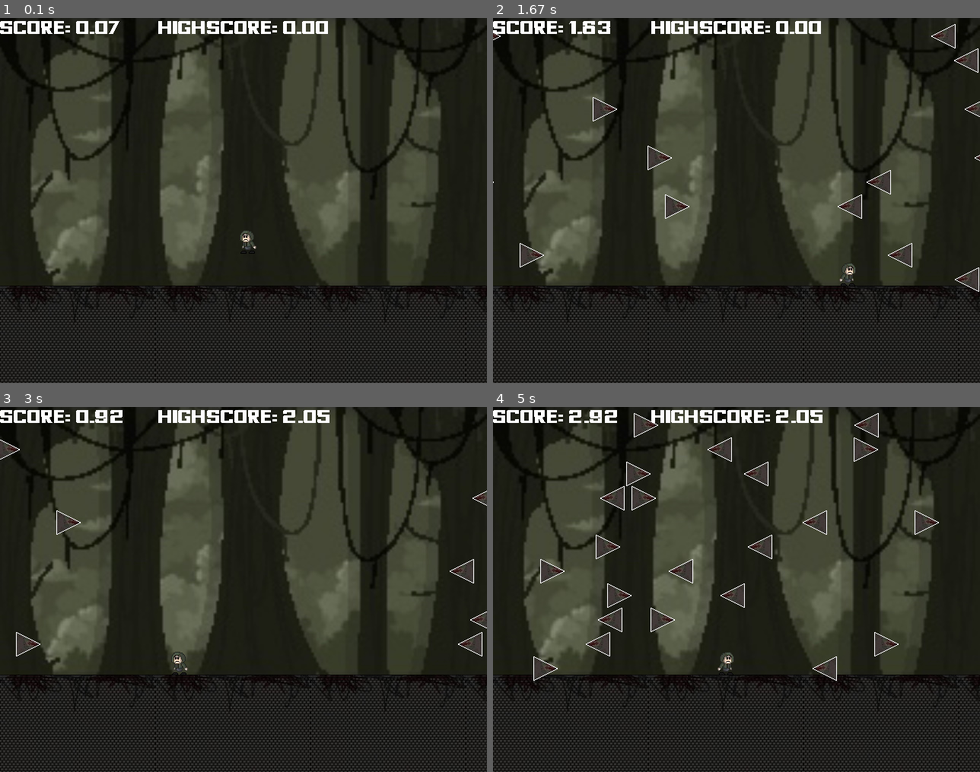
Above: before the commit, frames 1-4 (two rows, left to right).
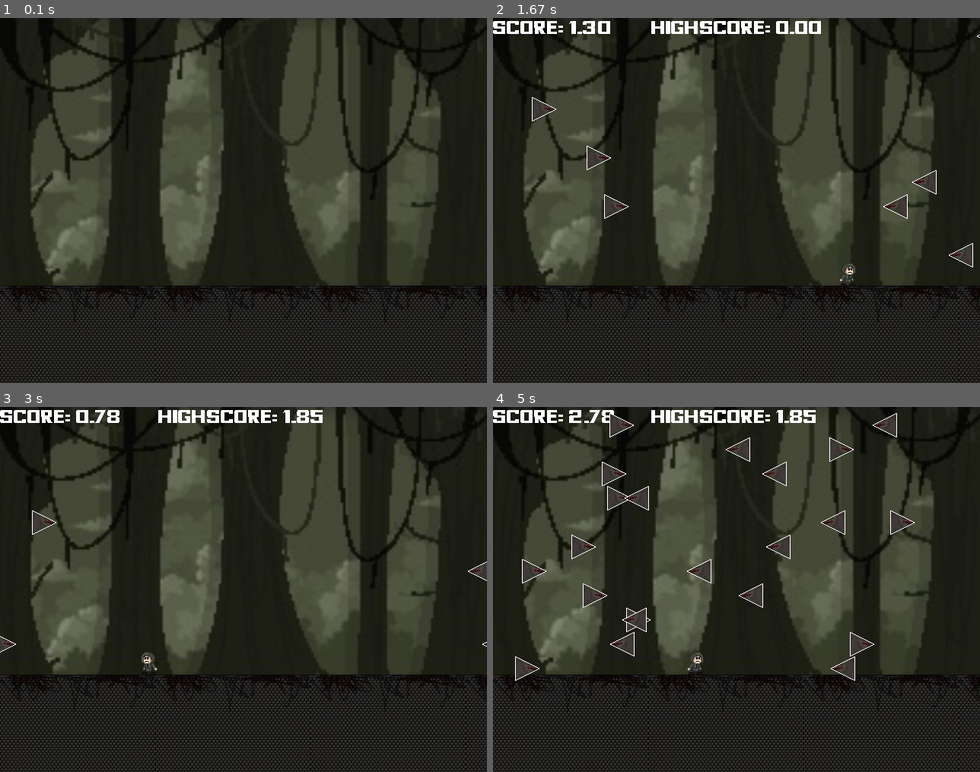
Above: after the commit, the same moments.

Repository: lorak80/pygame_project
Game: pygame game, started from game/main.py
Same seed, same stepped clock (60 frames per second), same inputs: the game is played once before the commit and once after it.
Inputs:
- Up to frame 1 (0.1 s): no input
- Up to frame 2 (1.67 s): tap Right Shift at 0.33 s; hold D 0.67-1.13 s; tap J at 1.17 s
- Up to frame 3 (3 s): hold D 1.83-2.3 s; hold A 2.33-2.87 s
- Up to frame 4 (5 s): hold A 3.23-3.63 s; hold W 3.67-4.03 s; hold D 4.07-4.7 s; hold S from 4.73 s (still down)

The runs differ from the first frame. In frame 1, 1.3% of the frame differs, in the area x 0-68%, y 0-65%; in frame 2, 2.2%; in frame 3, 1.5%; in frame 4, 5.8%, in the area x 4-92%, y 0-75%.

Commit message:
implemented a sort of menu

Diff:
--- a/game/Bob.py
+++ b/game/Bob.py
@@ -1,5 +1,5 @@
 import pygame
-from main import WIN_WIDTH, FLOOR_POSY, BOB_IMG_LEFT, BOB_IMG_RIGHT, FPS
+from main import WIN_WIDTH, FLOOR_POSY, BOB_IMG_LEFT, BOB_IMG_RIGHT
 
 #movement speed
 WALK_SPEED = 5
@@ -9,6 +9,8 @@
 DASH_TIME = 0.2
 #hitbox size to make the game more balanced
 HITBOX_SIZE = {"width": 11, "height": 30}
+#number of frames of the walking animation
+FRAMES = 3
 
 class Bob(pygame.sprite.Sprite):
     def __init__(self, init_x, init_y): #initial x;y position
@@ -16,12 +18,8 @@
         #left and right image of bob, to make
         #bob face the direction that it moving to
         #and also its frames of walking
-        self.surfLArr = [pygame.image.load(BOB_IMG_LEFT[0]).convert_alpha(), \
-                        pygame.image.load(BOB_IMG_LEFT[1]).convert_alpha(), \
-                        pygame.image.load(BOB_IMG_LEFT[2]).convert_alpha()]
-        self.surfRArr = [pygame.image.load(BOB_IMG_RIGHT[0]).convert_alpha(),\
-                         pygame.image.load(BOB_IMG_RIGHT[1]).convert_alpha(),\
-                         pygame.image.load(BOB_IMG_RIGHT[2]).convert_alpha()]
+        self.surfLArr = [pygame.image.load(BOB_IMG_LEFT[i]).convert_alpha() for i in range(FRAMES)]
+        self.surfRArr = [pygame.image.load(BOB_IMG_RIGHT[i]).convert_alpha() for i in range(FRAMES)]
         self.init_x = init_x
         self.init_y = init_y
         #possible states of bob
@@ -33,7 +31,7 @@
     #resets the position to the center of the screen and on the ground
     def reset_pos(self):
         self.rect.midbottom = (WIN_WIDTH / 2, FLOOR_POSY)
-    #checks which keys are being pressed and what to do in which case
+    #checks which keys are being pressed and changes states based on that
     def movement(self, keys):
         if keys[pygame.K_a]:
             self.rect.x -= WALK_SPEED
@@ -64,7 +62,7 @@
     #moves bob vertically/makes him jump
     def jump(self, speed_y):
         self.rect.y -= speed_y
-
+    #can move bob in one of 8 directions/dash
     def dash(self):
         if self.states["mov right"]:
             self.rect.x += DASH_SPEED
@@ -94,13 +92,13 @@
         if not self.moving():
             return self.surfRArr[0]
         else:
-            return self.surfRArr[current_frame % 3]
+            return self.surfRArr[current_frame % FRAMES]
     #same thing but to the left
     def surf_to_blitL(self, current_frame):
         if not self.moving():
             return self.surfLArr[0]
         else:
-            return self.surfLArr[current_frame % 3]
+            return self.surfLArr[current_frame % FRAMES]
 
     #a few boolean methods to check states/positions
     def on_ground(self):
--- a/game/Killer.py
+++ b/game/Killer.py
@@ -55,7 +55,6 @@
         self.rect.width = HITBOX_SIZE["width"]
         self.rect.height = HITBOX_SIZE["height"]
         self.rect.center = old_center
-        print(self.rect.width)
     #resets position randomly offscreen,
     #so that the spike doesn't instantly come onscreen
     def reset_pos(self):
--- a/game/Sky.py
+++ b/game/Sky.py
@@ -1,11 +1,11 @@
 import pygame
+
+ORIGIN = (0, 0)
 
 SKY_IMG = "images/sky.jfif"
 
 class Sky(pygame.sprite.Sprite):
     def __init__(self):
         super().__init__()
-        self.x = 0
-        self.y = 0
         self.surf = pygame.image.load(SKY_IMG).convert()
-        self.rect = self.surf.get_rect(topleft = (self.x, self.y))
+        self.rect = self.surf.get_rect(topleft = (ORIGIN))
--- a/game/Text.py
+++ b/game/Text.py
@@ -3,7 +3,7 @@
 FONT_PATH = "font/Fyodor-BoldExpanded.ttf"
 
 class Text(pygame.sprite.Sprite):
-    def __init__(self, text, color, size, pos):
+    def __init__(self, text = "", color = "white", size = 20, pos = (0, 0)):
         super().__init__()
         self.font = pygame.font.Font(FONT_PATH, size)
         self.surf = self.font.render(text, False, color)
@@ -11,7 +11,6 @@
 
 class Score(Text):
     def __init__(self, text, color, size, pos):
-        self.text = text
         self.INIT_SCORE = 0.00
         super().__init__(text, color, size, pos)
 
--- a/game/main.py
+++ b/game/main.py
@@ -1,21 +1,21 @@
-#                                THIS IS MY FIRST PYGAME PROJECT!
-
-#     In this game you are Bob, Bob needs to avoid floating spikes and Glob walking around, the more
-#                              time you survive, the higher the score
-#                             Bob has 2 skills, jumping and dashing
-
-# Bob jumps with spacebar, if you don't need to jump high, you simply release spacebar when needed
-#                   and you will fall earlier and faster, if you hold the spacebar,
-#                            you will jump as soon as bob touches the ground.
-
-# Bob dashes with [j] , if you dash you can't do anything else other than dashing, but you can move
-#               straight in all 8 directions, horizontally, vertically and diagonally
-#       Bob cannot dash more than once in the air, the dash refills when bob touches the ground
-
-#                                            SPIKES
-#       Spikes are the hardest killer to avoid, they randomly come from the left and right side
-#                               of the screen in controlled random order
-
+"""#                                THIS IS MY FIRST PYGAME PROJECT!
+
+     In this game you are Bob, Bob needs to avoid floating spikes and Glob walking around, the more
+                              time you survive, the higher the score
+                             Bob has 2 skills, jumping and dashing
+
+ Bob jumps with spacebar, if you don't need to jump high, you simply release spacebar when needed
+                   and you will fall earlier and faster, if you hold the spacebar,
+                            you will jump as soon as bob touches the ground.
+
+ Bob dashes with [j] , if you dash you can't do anything else other than dashing, but you can move
+               straight in all 8 directions, horizontally, vertically and diagonally
+       Bob cannot dash more than once in the air, the dash refills when bob touches the ground
+
+                                            SPIKES
+                         Spikes randomly come from the left and right side
+                               of the screen in controlled random order
+"""
 import pygame
 import Bob, Killer, Floor, Text, Sky
 import time
@@ -55,22 +55,22 @@
 
 MUSIC_DURATION = 225 #in seconds
 
-#blits all the spikes
-def blit_spikes(screen, spikes):
-    for spike in spikes:
-        screen.blit(spike.surf, spike.rect)
-
-#blits everything that doesn't kill
-def blit_non_killer(screen, bob, floor, sky, text0, text1, current_frame):
-    screen.blit(floor.surf, floor.rect)
-    screen.blit(sky.surf, sky.rect)
-    screen.blit(text0.surf, text0.rect)
-    screen.blit(text1.surf, text1.rect)
+#blits everything
+def blit_all(screen, bob, spikes, current_frame, *objects):
+    for object in objects:
+        screen.blit(object.surf, object.rect)
     #based on the moving direction of bob, it turns its body towards that direction
     if bob.facing_right():
         screen.blit(bob.surf_to_blitR(current_frame), bob.rect)
     else:
         screen.blit(bob.surf_to_blitL(current_frame), bob.rect)
+    for spike in spikes:
+        screen.blit(spike.surf, spike.rect)
+
+def blit_few(screen, *objects):
+    for object in objects:
+        screen.blit(object.surf, object.rect)
+
 
 #function that checks spike collisions and resets values if the collision occurred
 def spike_collision(bob, spikes, score_text):
@@ -109,10 +109,6 @@
     dash_stop_time = -1
 
     highscore = -1
-
-    #gets the current time, which is the time in seconds
-    #since the epoch (1st january 1970 00:00:00 UTC)
-    start_time = time.time()
     #counter of frames to check which frame the game is on right now
     #used to control the animation of bob
     current_frame = 1
@@ -120,12 +116,27 @@
     music.load(BG_MUSIC)
     music.set_volume(0.12)
     music.play()
+    menu = True
+
+    while menu:
+        blit_few(screen, floor, sky)
+        pygame.display.update()
+        for event in pygame.event.get():
+            if event.type == pygame.QUIT:
+                pygame.quit()
+                exit()
+        if pygame.key.get_pressed()[pygame.K_RSHIFT]:
+            menu = False
+
+    #gets the current time, which is the time in seconds
+    #since the epoch (1st january 1970 00:00:00 UTC)
+    start_time = time.time()
+
     music_stop_time = start_time + MUSIC_DURATION
-
     #game loop
     while True:
-        blit_non_killer(screen, bob, floor, sky, score_text, highscore_text, current_frame)
-        blit_spikes(screen, spikes)
+        blit_all(screen, bob, spikes, current_frame,
+                 floor, sky, score_text, highscore_text,)
         current_time = time.time()
         pygame.display.update()
 
@@ -178,11 +189,9 @@
         bob.avoid_offscreen()
         #tick at 60 fps
         clock.tick(FPS)
+
         #increases/resets frame counter
-        if current_frame >= FPS:
-            current_frame = 1
-        else:
-            current_frame += 1
+        current_frame += 1
         if music_stop_time <= current_time:
             music_stop_time += MUSIC_DURATION
             music.rewind()
Not shown, changed: game_bruno.rar
